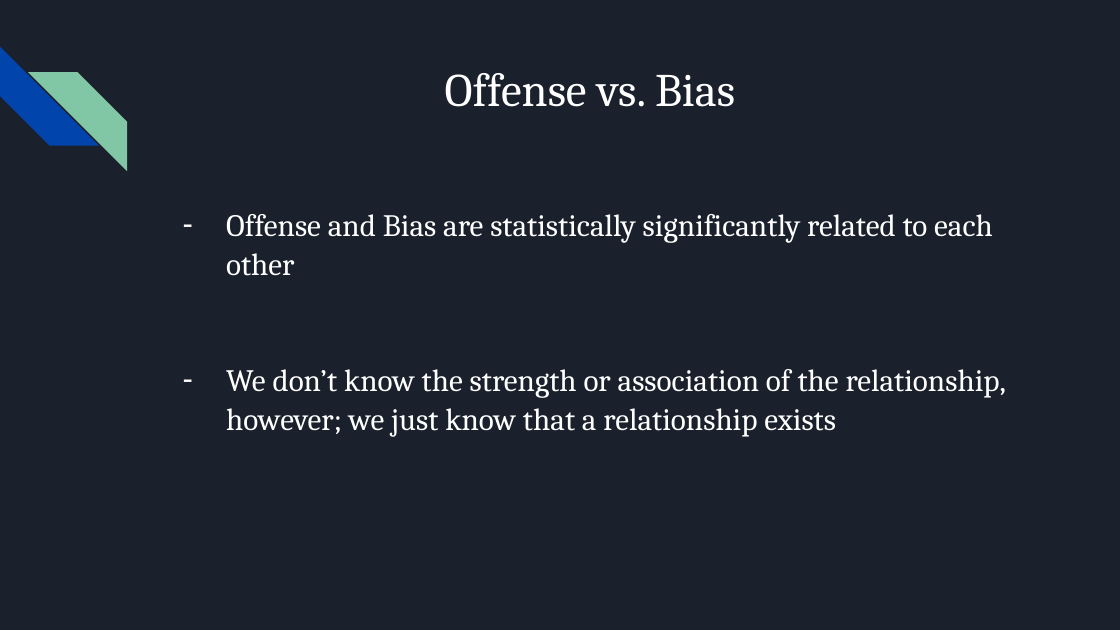
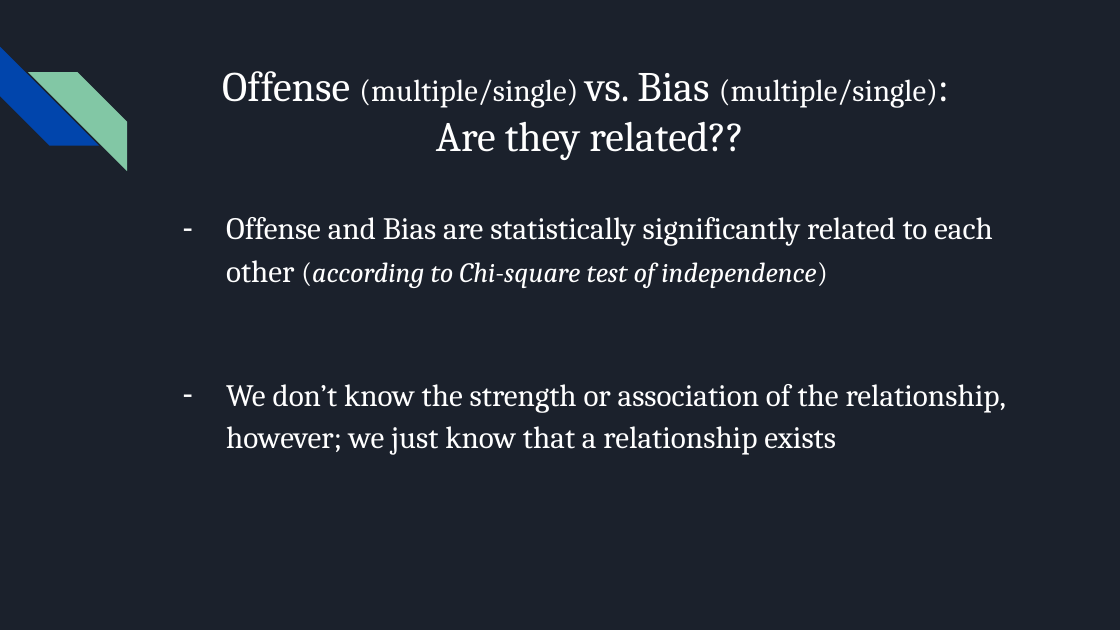
Before and after one commit to artolon/Exploratory_Analysis_Project, a slide deck: slide 11 of Hate_Crime_Data_Analysis_by_AT_SM.pptx. Drawn at 1120x630 pixels with LibreOffice and Linux fonts; fonts in the diff are those of the drawing. Boxes give left, top, right and bottom in pixels: in the first picture for what was removed or moved away, otherwise in the second. Text is boxed around its words. In the diff, an @@ line names an element or a change of style, - is before the commit and + after.

Commit message:
Added clarifying text

```diff
--- a/Hate_Crime_Data_Analysis_by_AT_SM.pptx
+++ b/Hate_Crime_Data_Analysis_by_AT_SM.pptx
@@ title at [222, 71, 938, 160]: text changed; size 30 to 19.8 pt @@
-Offense vs. Bias
+Offense (multiple/single) vs. Bias (multiple/single):
+Are they related??
@@ text at [226, 217, 993, 288]: text changed @@
-– Offense and Bias are statistically significantly related to each other
+– Offense and Bias are statistically significantly related to each other (according to Chi-square test of independence)
@@ text at [226, 384, 1006, 455]: line spacing 1.05 to 1.15 @@
```
Also in this commit, not shown: 2 other slides changed, 1 slide added, 1 slide removed.
